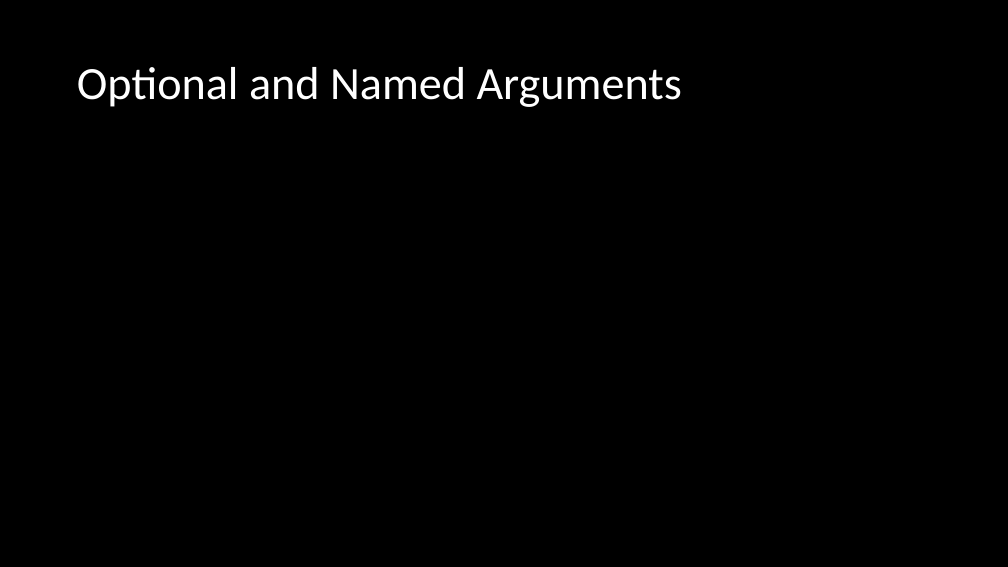
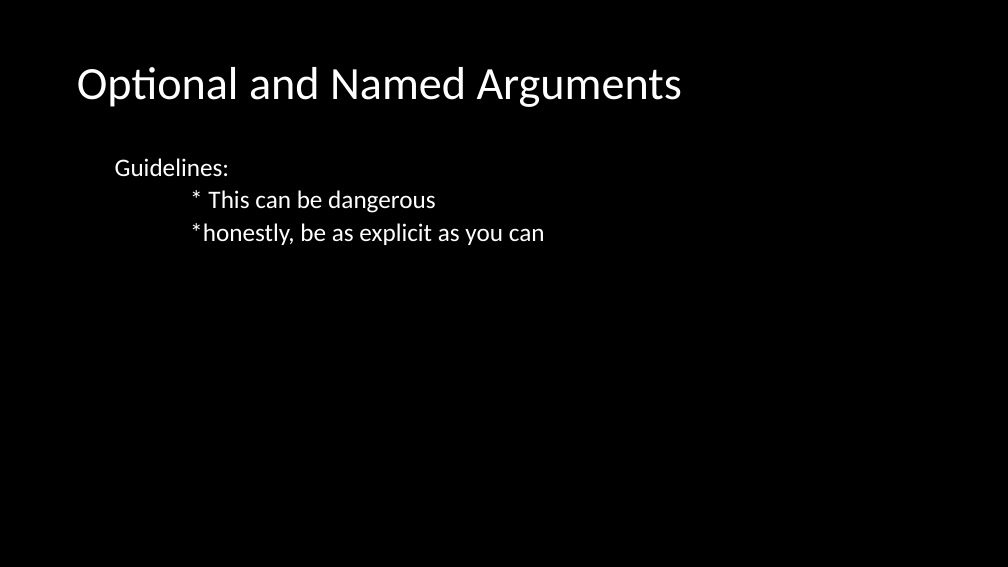
Before and after one commit to microsoft/Flash_University, a slide deck: slide 4 of CLR_via_CSharp/Chapter 9 - Paramters/Parameters.pptx. Drawn at 1008x567 pixels with LibreOffice and Linux fonts; fonts in the diff are those of the drawing. Boxes give left, top, right and bottom in pixels: in the first picture for what was removed or moved away, otherwise in the second. Text is boxed around its words. In the diff, an @@ line names an element or a change of style, - is before the commit and + after.

```diff
--- a/CLR_via_CSharp/Chapter 9 - Paramters/Parameters.pptx
+++ b/CLR_via_CSharp/Chapter 9 - Paramters/Parameters.pptx
@@ text added at (x1=115, y1=158, x2=545, y2=245), 24 pt, text #FFFFFF @@
+  Guidelines:
+  * This can be dangerous
+  *honestly, be as explicit as you can
```
Also in this commit, not shown: 1 other slide changed, 3 slides added, 4 other files.
